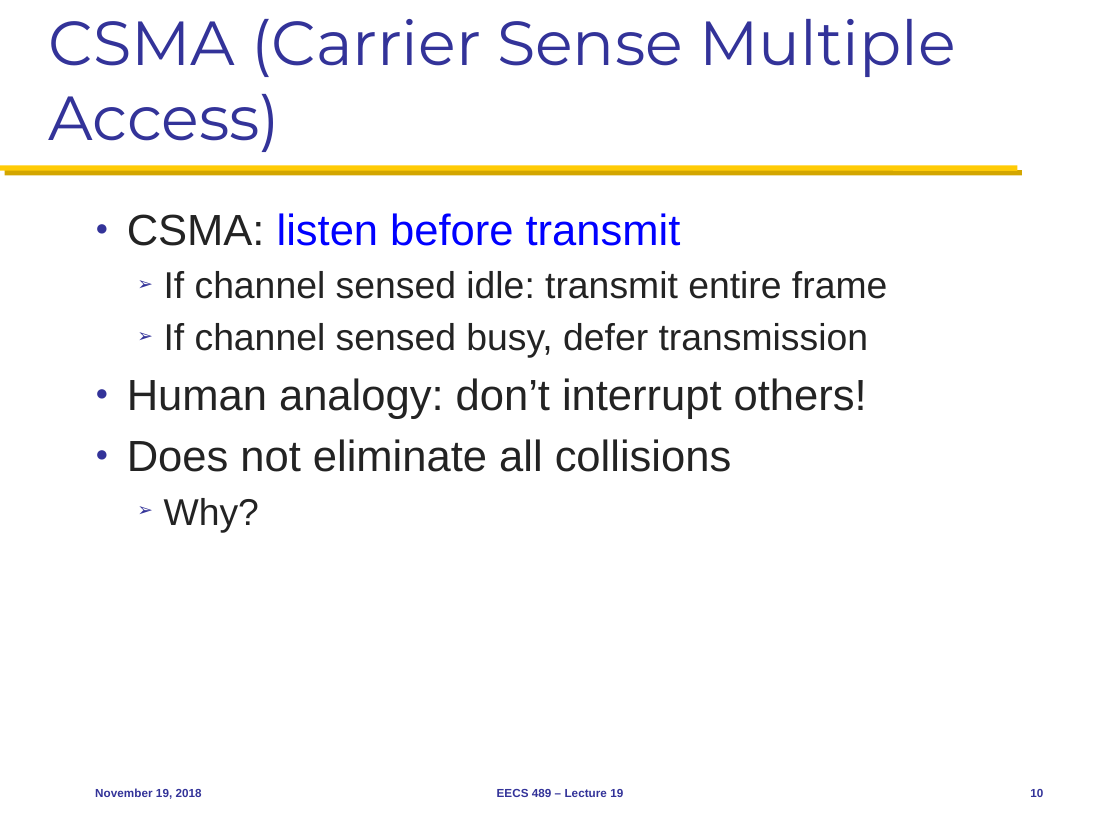
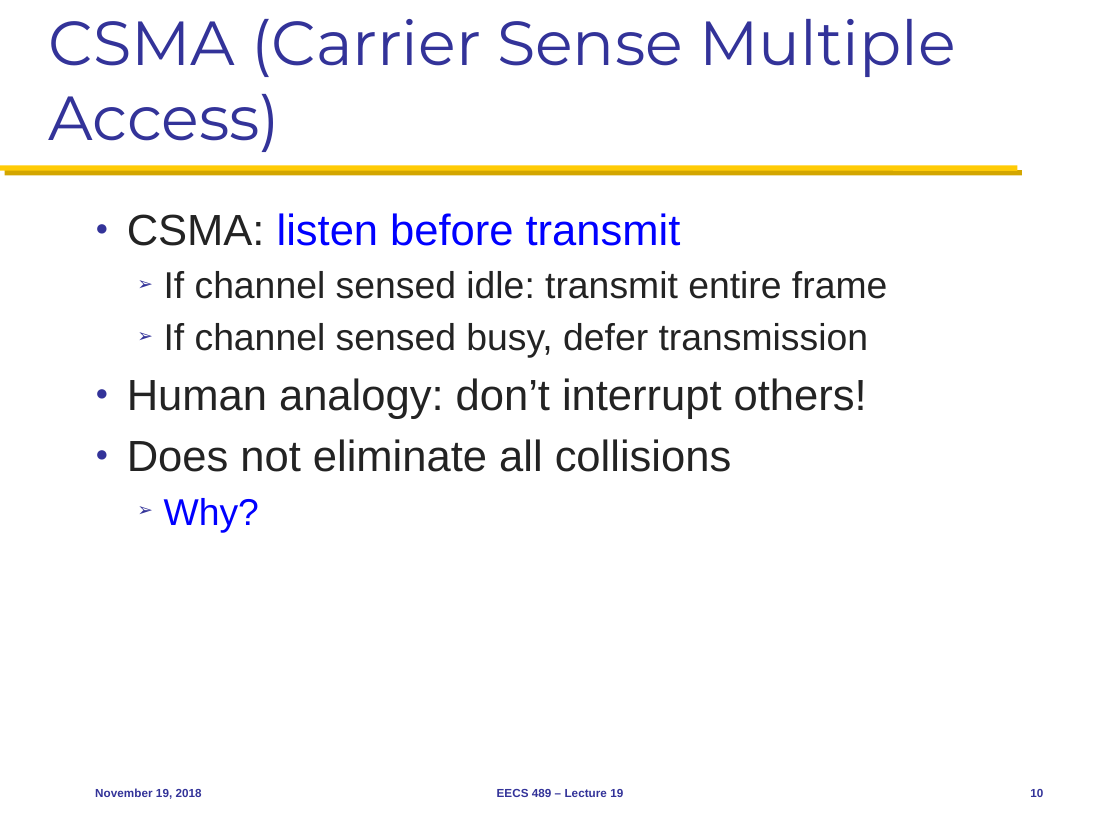
Before and after one commit to mosharaf/eecs489, a slide deck: slide 10 of Slides/111918.pptx. Drawn at 1120x840 pixels with LibreOffice and Linux fonts; fonts in the diff are those of the drawing. Boxes give left, top, right and bottom in pixels: in the first picture for what was removed or moved away, otherwise in the second. Text is boxed around its words. In the diff, an @@ line names an element or a change of style, - is before the commit and + after.

```diff
--- a/Slides/111918.pptx
+++ b/Slides/111918.pptx
@@ text at <box>164,498,259,532</box>: text colour #232323 to #0000FF in "Why?" @@
```
Also in this commit, not shown: 3 other slides changed, 1 slide added.
